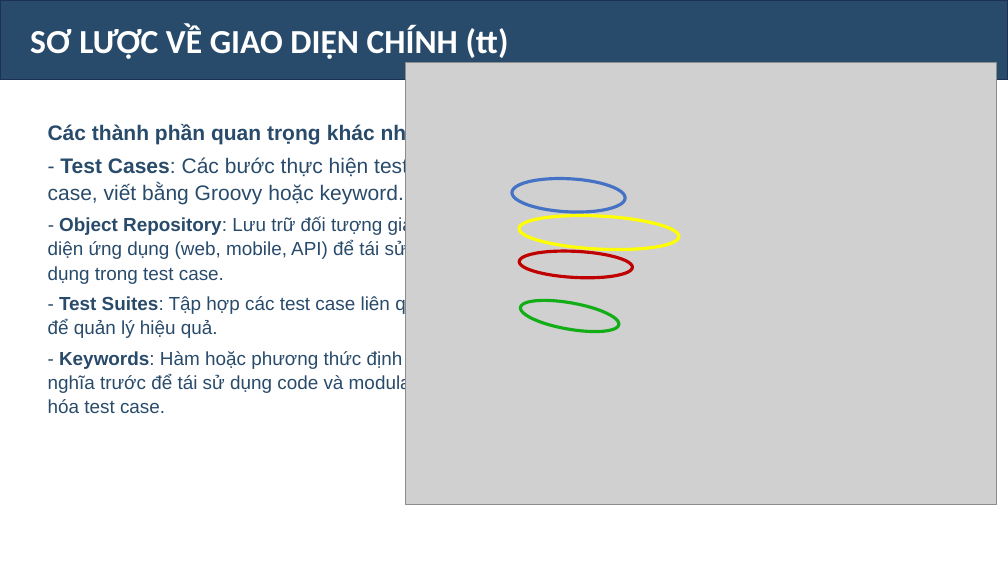
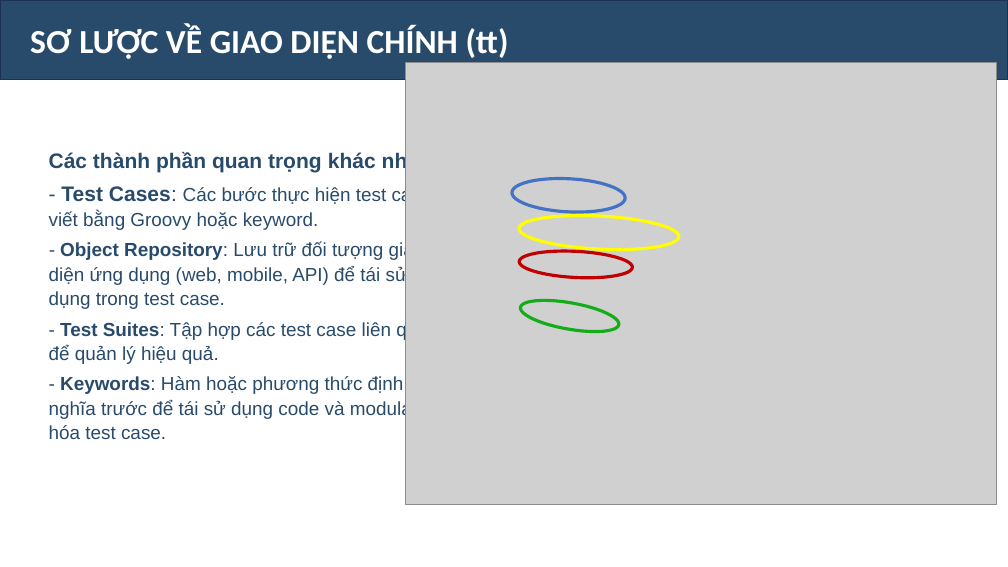
Before and after one commit to Oanh1503-git/DoAnKiemThu, a slide deck: slide 9 of THTH_slide.pptx (slide 8 before the commit). Drawn at 1008x567 pixels with LibreOffice and Linux fonts; fonts in the diff are those of the drawing; grey boxes stand for pictures. Boxes give left, top, right and bottom in pixels: in the first picture for what was removed or moved away, otherwise in the second. Text is boxed around its words. In the diff, an @@ line names an element or a change of style, - is before the commit and + after.

```diff
--- a/THTH_slide.pptx
+++ b/THTH_slide.pptx
@@ text "Các thành phần quan trọng ...": place and size @@
-text "Các thành phần quan trọng ..." at <box>48,123,437,413</box>
+text "Các thành phần quan trọng ..." at <box>49,151,438,439</box>
@@ text at <box>49,186,437,230</box>: size 20 to 18 pt in "Các bước thực hiện test case, viết ..." @@
```
Also in this commit, not shown: 4 other slides changed, 5 slides added, 1 slide removed.
